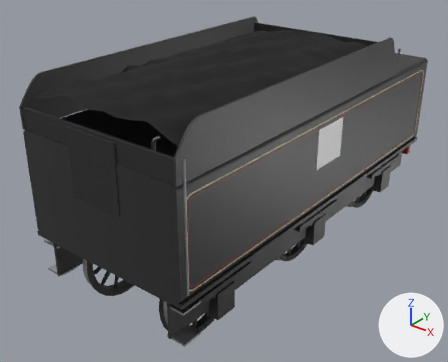
A saved change to the glTF model public/models/tender_lod1.glb.
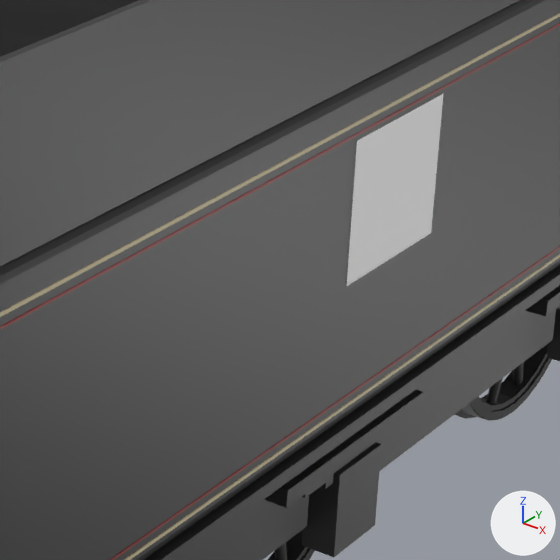
Old and new are each drawn whole from a camera (50 mm lens) standing at (5.2, -7.55, 5.46) and looking at (-0.37, -0.59, 1.15) and again close up on the part from 49% to 84% of the width and 25% to 68% of the height. Every picture has the same lights, and +X, +Y and +Z are marked at lower right. The last two pictures show the newer version. Where no turn or scale is listed for an object, it has been applied to the vertices.

Names of what the first close-up shows: 'tender_static_coal', 'tender_static_decal_emblem_l', 'tender_static_lining', 'tender_static_lining_red', 'tender_static_paint_black', 'ws_t2_wheel' and 2 more.
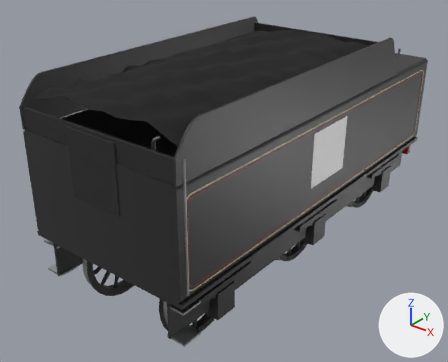
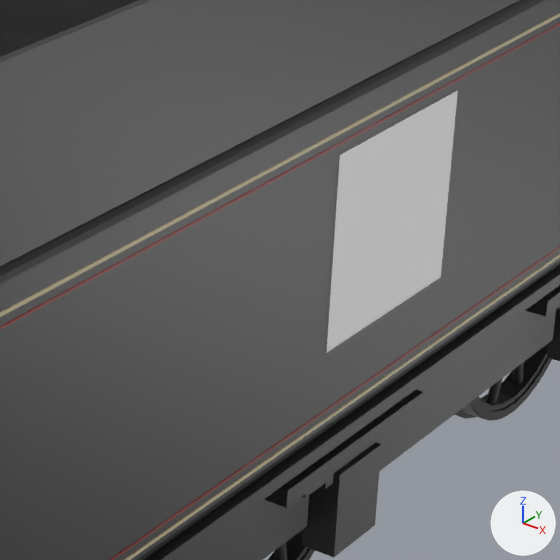
Pixel boxes (x1, y1, x2, y2) of what changed, in the close-ups (560 x 560 px):
'tender_static_decal_emblem_l', moved, rescaled (37% wider, 37% taller): before (347, 94, 443, 286); after (326, 90, 458, 353)

What the commit changed:
Object 'tender_static_decal_emblem_l' (ob_tender_static_decal_emblem_l) moves from (1.306, -0.295, 2.13) to (1.306, -0.295, 2.0).
Object 'tender_static_decal_emblem_l' (ob_tender_static_decal_emblem_l) is rescaled from (0.33, 0.33, 0.33) to (0.45, 0.45, 0.45).
